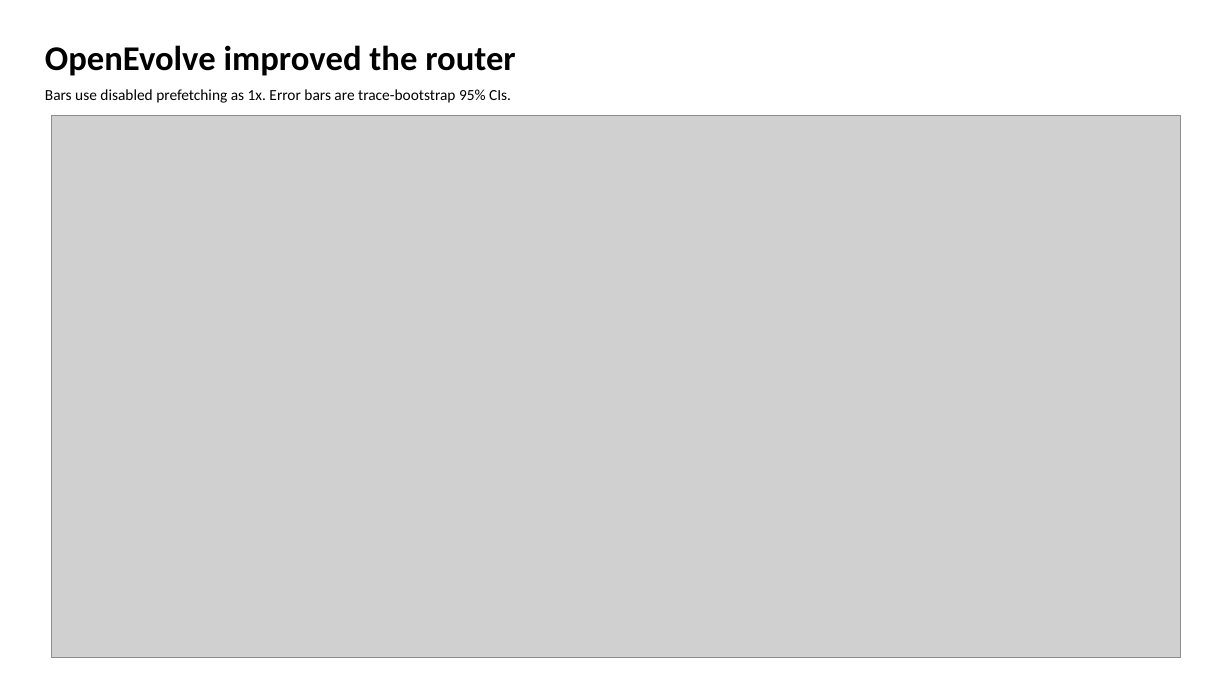
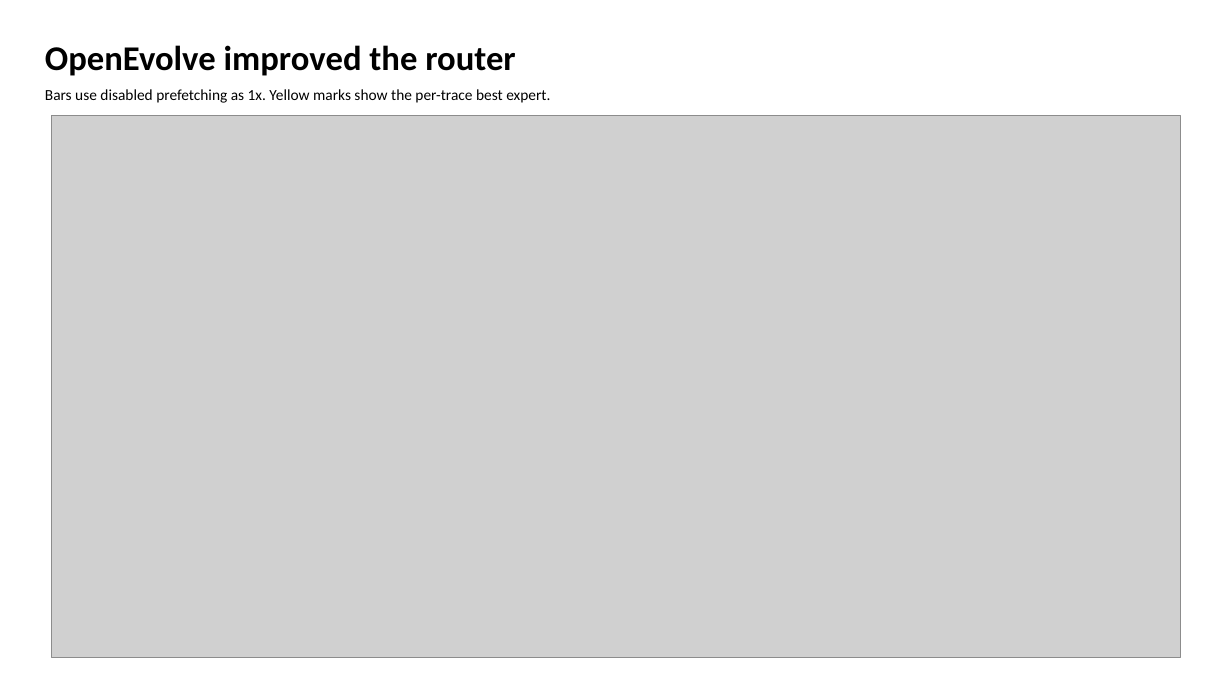
Before and after one commit to GithuBarry/Mixture-of-Prefetchers, a slide deck: slide 4 of slides/mop_stage2_final/output/output.pptx. Drawn at 1232x693 pixels with LibreOffice and Linux fonts; fonts in the diff are those of the drawing; grey boxes stand for pictures. Boxes give left, top, right and bottom in pixels: in the first picture for what was removed or moved away, otherwise in the second. Text is boxed around its words. In the diff, an @@ line names an element or a change of style, - is before the commit and + after.

```diff
--- a/slides/mop_stage2_final/output/output.pptx
+++ b/slides/mop_stage2_final/output/output.pptx
@@ text at bbox=[45, 89, 550, 103]: text changed @@
-Bars use disabled prefetching as 1x. Error bars are trace-bootstrap 95% CIs.
+Bars use disabled prefetching as 1x. Yellow marks show the per-trace best expert.
```
Also in this commit, not shown: 1 other slide changed, 8 other files.
